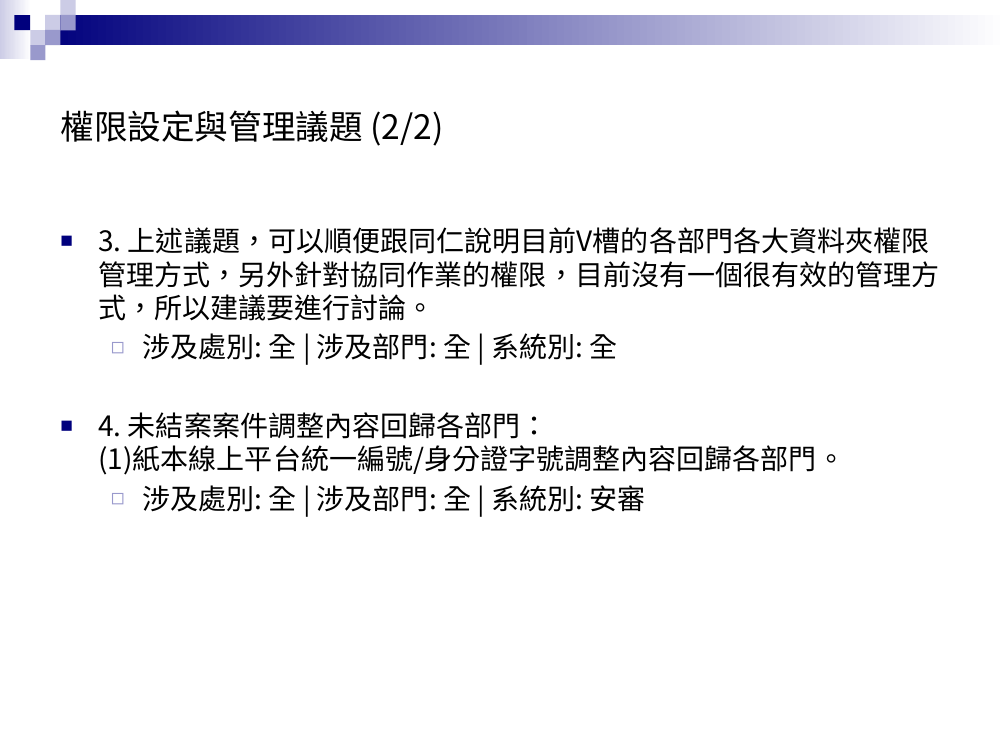
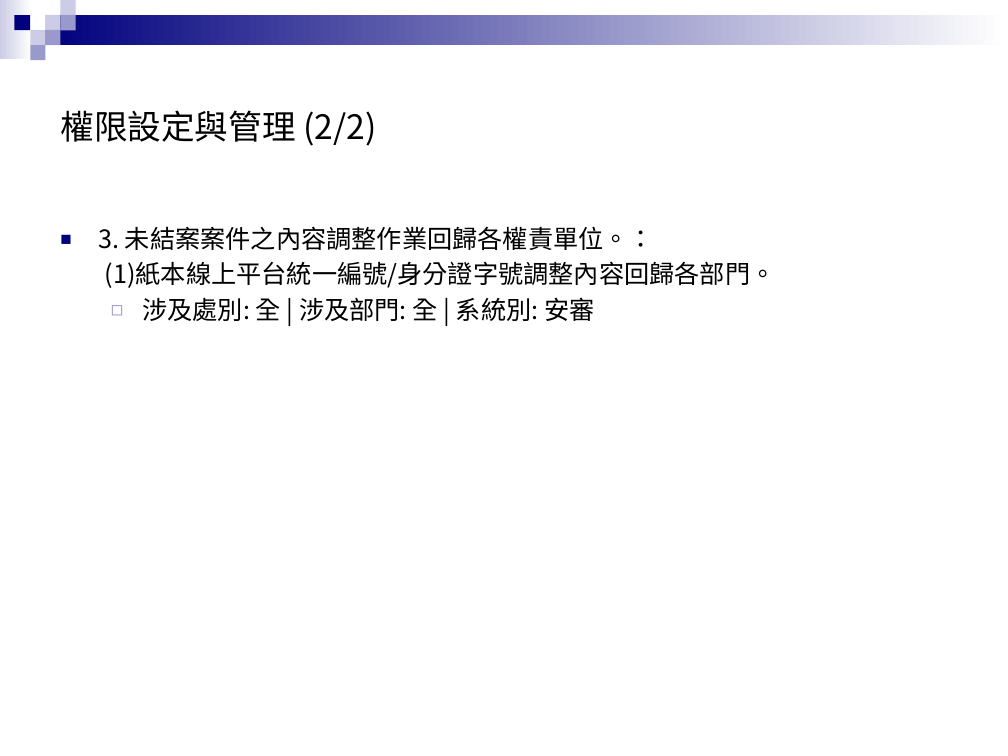
Before and after one commit to zx90316/202508-----, a slide deck: slide 8 of 系統交流會議題簡報.pptx (slide 4 before the commit). Drawn at 1008x756 pixels with LibreOffice and Linux fonts; fonts in the diff are those of the drawing; background and template pictures are left out. Boxes give left, top, right and bottom in pixels: in the first picture for what was removed or moved away, otherwise in the second. Text is boxed around its words. In the diff, an @@ line names an element or a change of style, - is before the commit and + after.

Commit message:
更新 ExcelToJsonPresentation 類別以排除「宣導」類別的議題，並新增目錄頁與議題動機頁。修正 JSON 檔案中的類別名稱與統計數據，並更新 requirements.txt 以包含 pywin32 套件。刪除不再使用的設定檔案 settings.local.json。

```diff
--- a/系統交流會議題簡報.pptx
+++ b/系統交流會議題簡報.pptx
@@ title at (60, 110, 376, 146): text changed @@
-權限設定與管理議題 (2/2)
+權限設定與管理 (2/2)
@@ text at (98, 226, 776, 288): text changed; size 20 to 18 pt @@
-■ 3. 上述議題，可以順便跟同仁說明目前V槽的各部門各大資料夾權限管理方式，另外針對協同作業的權限，目前沒有一個很有效的管理方式，所以建議要進行討論。
-  ◻ 涉及處別: 全 | 涉及部門: 全 | 系統別: 全
-■ 4. 未結案案件調整內容回歸各部門：
-  (1)紙本線上平台統一編號/身分證字號調整內容回歸各部門。
+■ 3. 未結案案件之內容調整作業回歸各權責單位。：
+  (1)紙本線上平台統一編號/身分證字號調整內容回歸各部門。
@@ text at (142, 297, 594, 321): size 20 to 18 pt in "涉及處別: 全 | 涉及部門: 全 | 系統別: ..." @@
```
Also in this commit, not shown: 22 other slides changed, 5 slides added, 6 other files.
